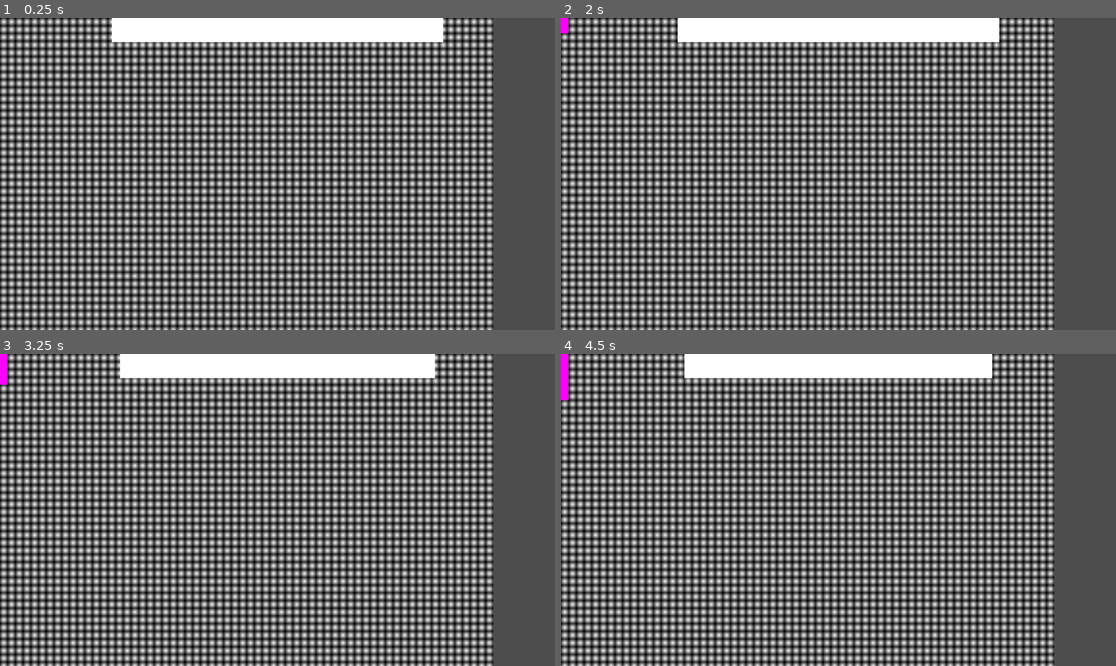
Above: before the commit, frames 1-4 (two rows, left to right).
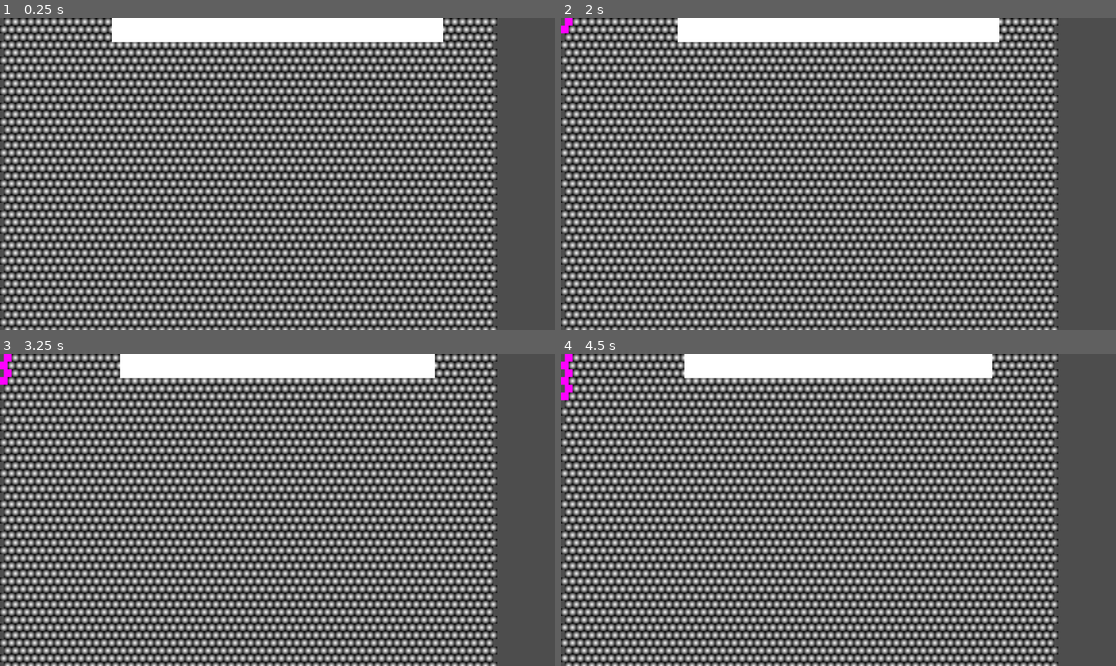
Above: after the commit, the same moments.

Repository: snappy-cobra/GGJ25
Game: Godot game, scene res://scenes/world.tscn
Two runs of this game, one before a commit and one after it. Both use one fixed random seed, a clock stepped at 60 frames per second and the inputs below.
Inputs (mouse positions are in pixels of both pictures, inside the frame that each line leads up to):
- Up to frame 1 (0.25 s): no input
- Up to frame 2 (2 s): tap Enter at 0.5 s; move the mouse to (566, 21) at 0.52 s; click (566, 21) at 0.67 s; tap Space at 1.25 s; move the mouse to (566, 30) at 1.27 s; click (566, 30) at 1.42 s
- Up to frame 3 (3.25 s): tap Enter at 2 s; move the mouse to (5, 372) at 2.02 s; click (5, 372) at 2.17 s; tap Space at 2.75 s; move the mouse to (5, 382) at 2.77 s; click (5, 382) at 2.92 s
- Up to frame 4 (4.5 s): tap Enter at 3.5 s; move the mouse to (566, 388) at 3.52 s; click (566, 388) at 3.67 s; move the mouse to (566, 397) at 4.27 s; click (566, 397) at 4.42 s

The runs differ from the first frame. In frame 1, 34% of the frame differs, in the area x 0-90%, y 0-100%; in frame 2, 35%; in frame 3, 35%; in frame 4, 35%.

Commit message:
shift bubble

Diff:
--- a/game/code/bubble.gd
+++ b/game/code/bubble.gd
@@ -12,6 +12,9 @@
 	var bubble: Bubble = bubble_scene.instantiate()
 	bubble.pos = pos
 	bubble.position = pos * size
+
+	if (pos.y % 2 == 0):
+		bubble.position.x += 0.5 * size;
 	return bubble
 
 func setup(taps_required: int):
